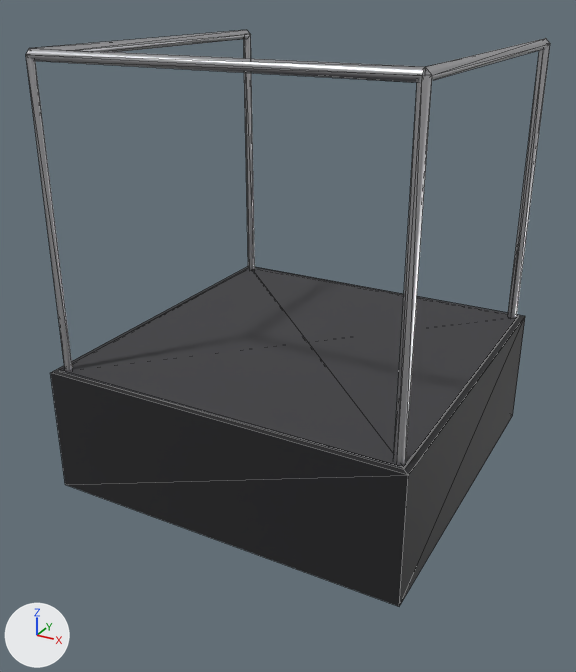
The glTF model apps/desktop/src/view3d/assets/pit/conductor-podium-low.glb: old version first, new version second.
Before and after are seen from a camera (50 mm lens) standing at (1.15, -2.23, 1.54) and looking at (-0.01, -0.11, 0.48). Lighting does not change. The marker at lower left points along +X, +Y and +Z. The first picture is the older version. Mesh edges are drawn as thin lines. Where no turn or scale is listed for an object, it has been applied to the vertices. Vertices at exactly the same position are counted once.

Script lines for the objects in view, before the commit:
```python
me_felt = bpy.data.meshes.new('felt')
me_felt.from_pydata(...)  # a box spanning x -0.58..0.58, y -0.58..0.58, z 0.42..0.426
me_felt.materials.append(mat_felt)  # dark grey #3f3f42
me_frame = bpy.data.meshes.new('frame')
me_frame.from_pydata(...)  # a box spanning x -0.6..0.6, y -0.6..0.6, z 0.0..0.42; a box spanning x -0.32..0.32, y 0.6..0.9, z 0.0..0.21
me_frame.materials.append(mat_frame)  # black #212123
me_metal = bpy.data.meshes.new('metal')
me_metal.from_pydata(...)  # 40 vertices, 84 faces; spans x -0.576..0.576, y -0.576..0.576, z 0.42..1.386
me_metal.materials.append(mat_metal)  # light grey #ceced1
ob_felt = bpy.data.objects.new('felt', me_felt)
ob_felt.location = (0.0, 0.0, 0.0)
ob_frame = bpy.data.objects.new('frame', me_frame)
ob_frame.location = (0.0, 0.0, 0.0)
ob_metal = bpy.data.objects.new('metal', me_metal)
ob_metal.location = (0.0, 0.0, 0.0)
```
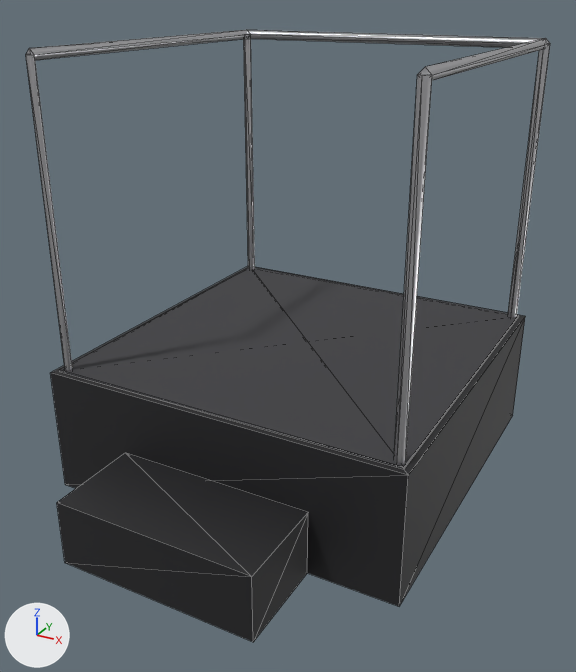
Edits to the bpy script that builds the scene:
```text
Change me_frame:
    used by ob_frame; location = (0.0, 0.0, 0.0)
    remove me_frame.from_pydata(...)  # 16 vertices, 24 faces; spans x -0.6..0.6, y -0.6..0.9, z 0.0..0.42
    add me_frame.from_pydata(...)  # 16 vertices, 24 faces; spans x -0.6..0.6, y -0.9..0.6, z 0.0..0.42
    me_frame part 1: the loose piece of 8 vertices spanning x -0.32..0.32, y 0.6..0.9, z 0.0..0.21 is moved by (0.0, -1.5, 0.0)
Change me_metal:
    used by ob_metal; location = (0.0, 0.0, 0.0)
    remove me_metal.from_pydata(...)  # 40 vertices, 84 faces; spans x -0.576..0.576, y -0.576..0.576, z 0.42..1.386
    add me_metal.from_pydata(...)  # 40 vertices, 84 faces; spans x -0.576..0.576, y -0.576..0.576, z 0.41..1.386
    me_metal part 2
    16 vertices are removed from x -0.576..0.576, y -0.576..0.576, z 0.42
    60 faces are deleted
    16 new vertices lie (0.0, 0.0, -0.96) away from vertices in x -0.576..0.576, y -0.576..0.576, z 1.37
    60 new faces join them
```

Where the change shows, as pixel boxes [x1, y1, x2, y2] in the pictures (576 x 672 px; the box of a moved part takes in the faces that stretch with it):
'frame', reshaped (11% taller)
    before: [50, 266, 525, 606]
    after: [50, 266, 525, 642]
part 1 of me_frame, moved or reshaped (not visible before)
    after: [57, 453, 308, 642]
part 2 of me_metal, moved or reshaped
    before: [26, 34, 548, 374]
    after: [26, 30, 548, 374]
